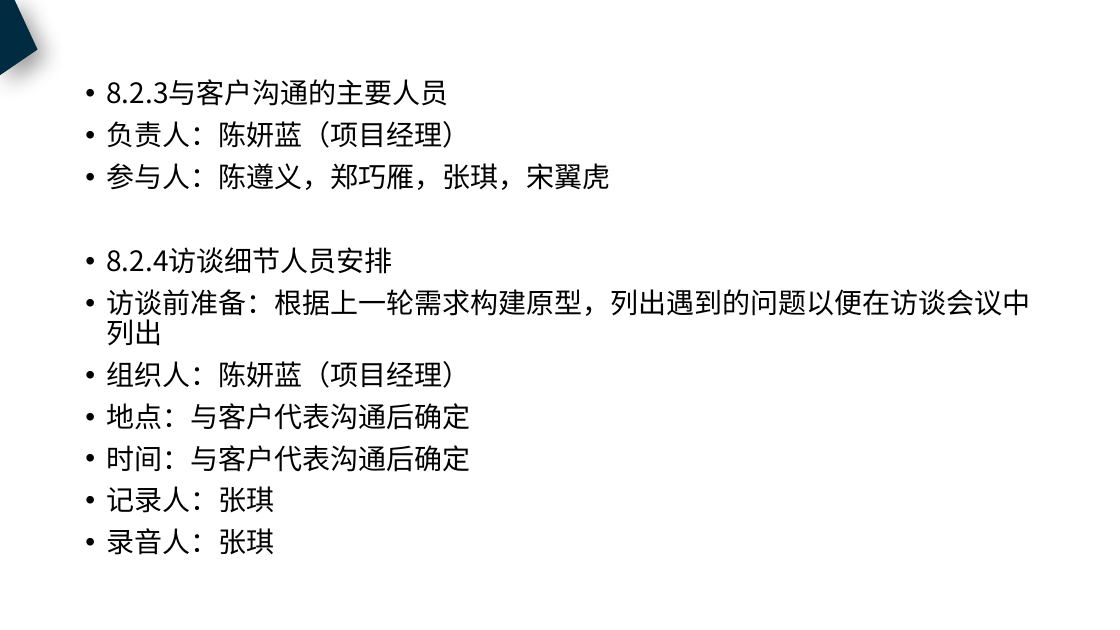
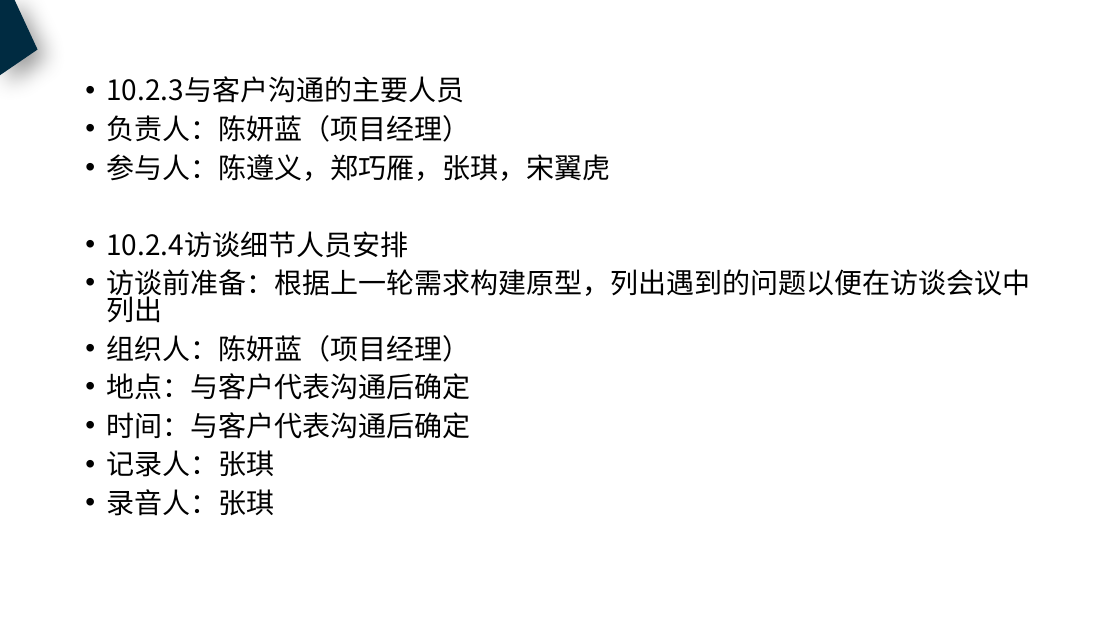
Before and after one commit to PRD2018-G18/PRD2018, a slide deck: slide 52 of 非受控文档/过程文档/需求工程计划.pptx (slide 36 before the commit). Drawn at 1120x630 pixels with LibreOffice and Linux fonts; fonts in the diff are those of the drawing. Boxes give left, top, right and bottom in pixels: in the first picture for what was removed or moved away, otherwise in the second. Text is boxed around its words. In the diff, an @@ line names an element or a change of style, - is before the commit and + after.

Commit message:
修改了的需求工程计划PPT

```diff
--- a/非受控文档/过程文档/需求工程计划.pptx
+++ b/非受控文档/过程文档/需求工程计划.pptx
@@ text at (106, 76, 464, 103): text changed @@
-• 8.2.3与客户沟通的主要人员
+• 10.2.3与客户沟通的主要人员
@@ text at (106, 115, 1030, 516): line spacing 0.9 to 0.8 @@
@@ text at (106, 231, 408, 258): text changed @@
-• 8.2.4访谈细节人员安排
+• 10.2.4访谈细节人员安排
```
Also in this commit, not shown: 47 other slides changed, 18 slides added, 1 slide removed.
